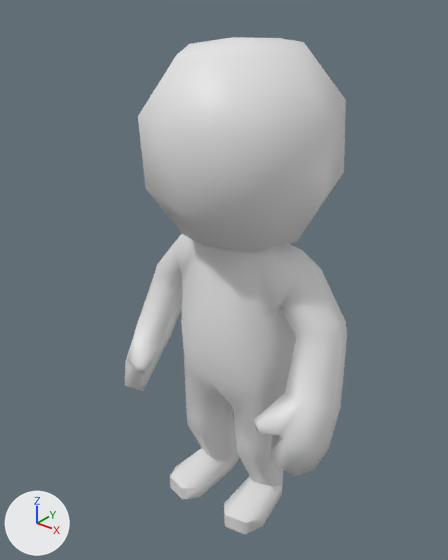
Two versions of the FBX model Assets/_Main/Art/Models/Simple_Character.fbx, one commit apart.
Rendered twice from a 50 mm camera at (1.73, -2.32, 2.65) aimed at (-0.03, -0.12, 1.28). The lights are fixed; the arrows at lower left show +X, +Y and +Z. Where no turn or scale is listed for an object, it has been applied to the vertices.

Names of what the first picture shows: 'Stickman_Waiter'.
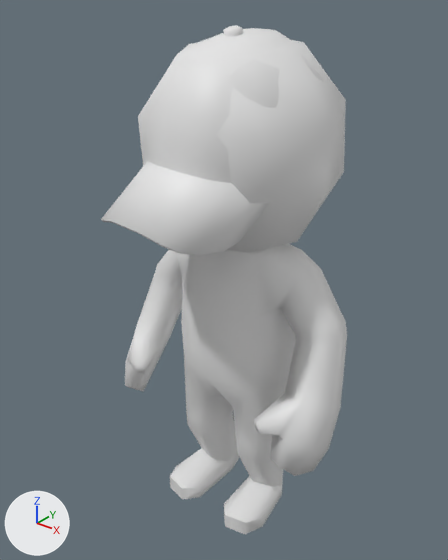
Changed parts and their boxes [x1, y1, x2, y2] in the pictures (448 x 560 px):
'LOW', added: after [101, 26, 323, 255]

Diff of the bpy script that builds the scene:
```diff
--- a/Assets/_Main/Art/Models/Simple_Character.fbx.py
+++ b/Assets/_Main/Art/Models/Simple_Character.fbx.py
@@ me_mesh_001 @@
+me_mesh_001.from_pydata(...)  # 281 vertices, 261 faces; spans x -0.382..0.379, y -0.735..0.394, z -0.193..0.613
@@ ob_low @@
+ob_low = bpy.data.objects.new('LOW', me_mesh_001)
+ob_low.location = (0.006, -0.018, 1.863)
```
